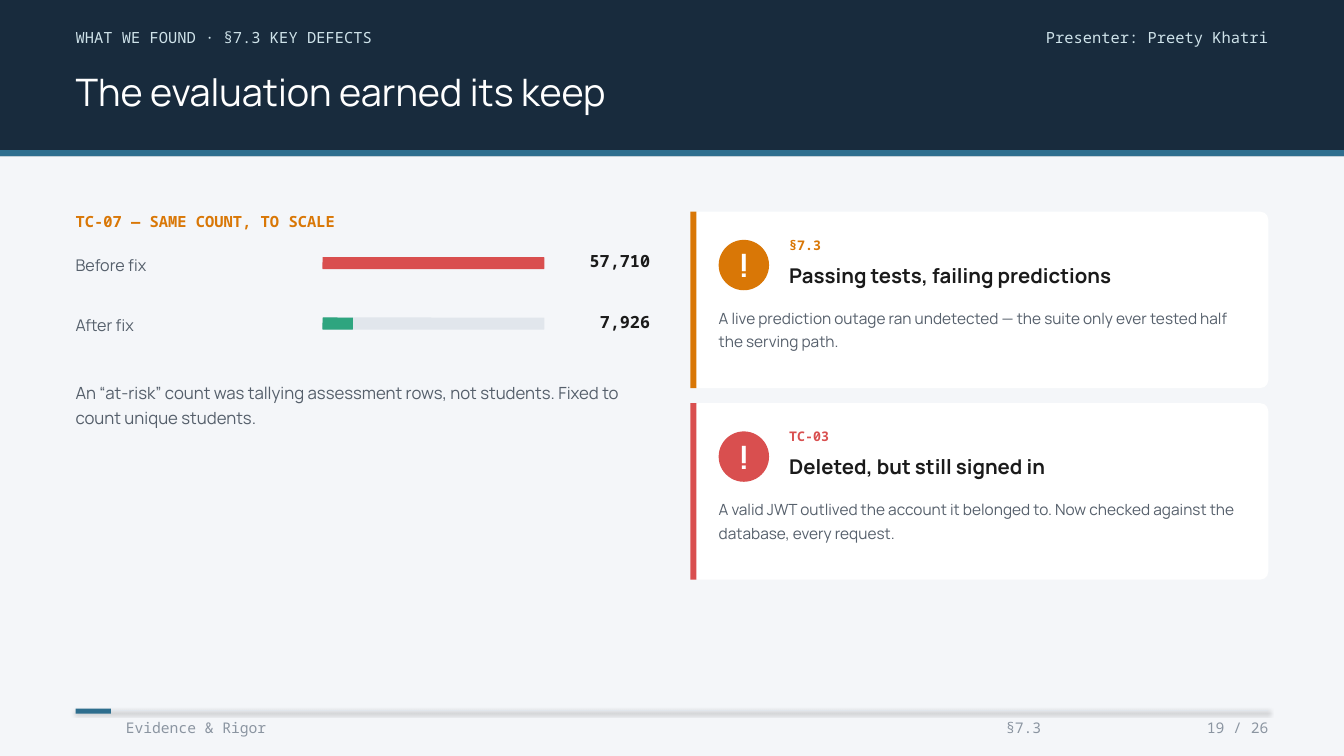
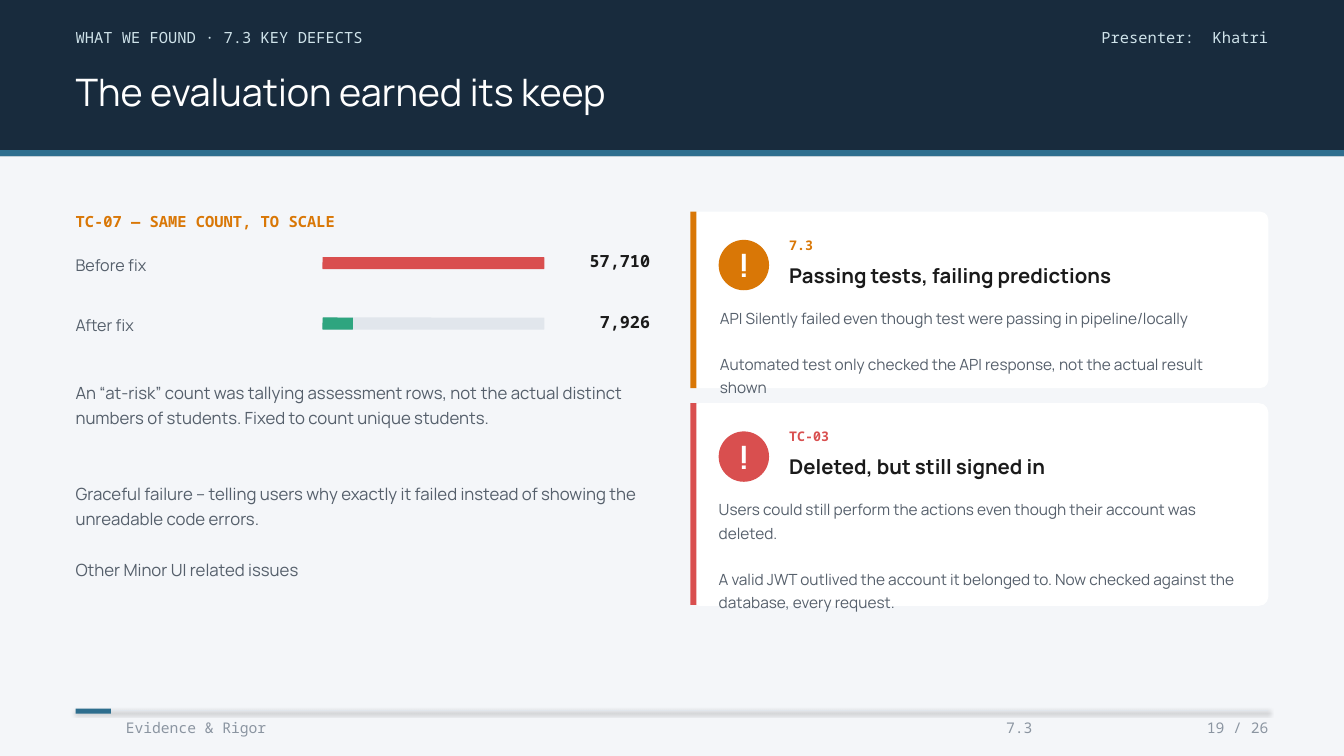
Before and after one commit to KOI-Capstone-Project/EDAPTv2, a slide deck: slide 35 of EDAPT_v2_Presentation.pptx (slide 25 before the commit). Drawn at 1344x756 pixels with LibreOffice and Linux fonts; fonts in the diff are those of the drawing. Boxes give left, top, right and bottom in pixels: in the first picture for what was removed or moved away, otherwise in the second. Text is boxed around its words. In the diff, an @@ line names an element or a change of style, - is before the commit and + after.

```diff
--- a/EDAPT_v2_Presentation.pptx
+++ b/EDAPT_v2_Presentation.pptx
@@ text at box(76, 32, 363, 43): text changed @@
-WHAT WE FOUND · §7.3 KEY DEFECTS
+WHAT WE FOUND · 7.3 KEY DEFECTS
@@ text at box(1101, 31, 1269, 43): text changed @@
-Presenter: Preety Khatri
+Presenter: Khatri
@@ text at box(789, 240, 813, 250): text changed @@
-§7.3
+7.3
@@ text at box(720, 312, 1203, 374): text changed @@
-A live prediction outage ran undetected — the suite only ever tested half the serving path.
+API Silently failed even though test were passing in pipeline/locally
+Automated test only checked the API response, not the actual result shown
@@ text at box(76, 386, 635, 576): text changed @@
-An “at-risk” count was tallying assessment rows, not students. Fixed to count unique students.
+An “at-risk” count was tallying assessment rows, not the actual distinct numbers of students. Fixed to count unique students.
+Graceful failure – telling users why exactly it failed instead of showing the unreadable code errors.
+Other Minor UI related issues
@@ rounded rectangle: place and size @@
-rounded rectangle at box(691, 403, 1268, 580)
+rounded rectangle at box(691, 403, 1268, 606)
@@ rectangle: place and size @@
-rectangle at box(691, 403, 697, 580)
+rectangle at box(691, 403, 697, 605)
@@ text at box(719, 503, 1196, 539): paragraph added @@
+Users could still perform the actions even though their account was deleted.
@@ text at box(1006, 722, 1032, 733): text changed @@
-§7.3
+7.3
```
Also in this commit, not shown: 24 other slides changed, 10 slides added, 4 other files.
